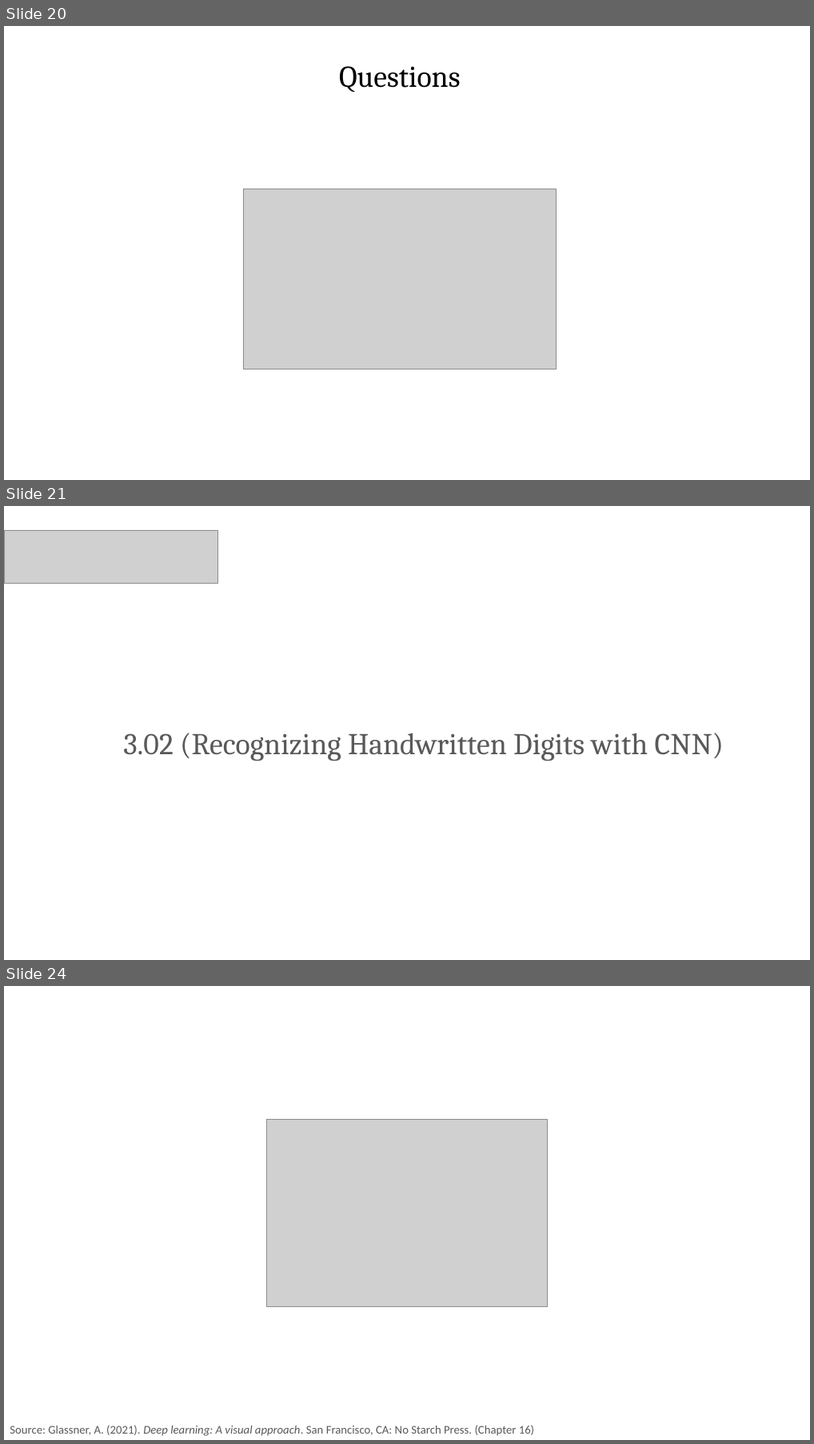
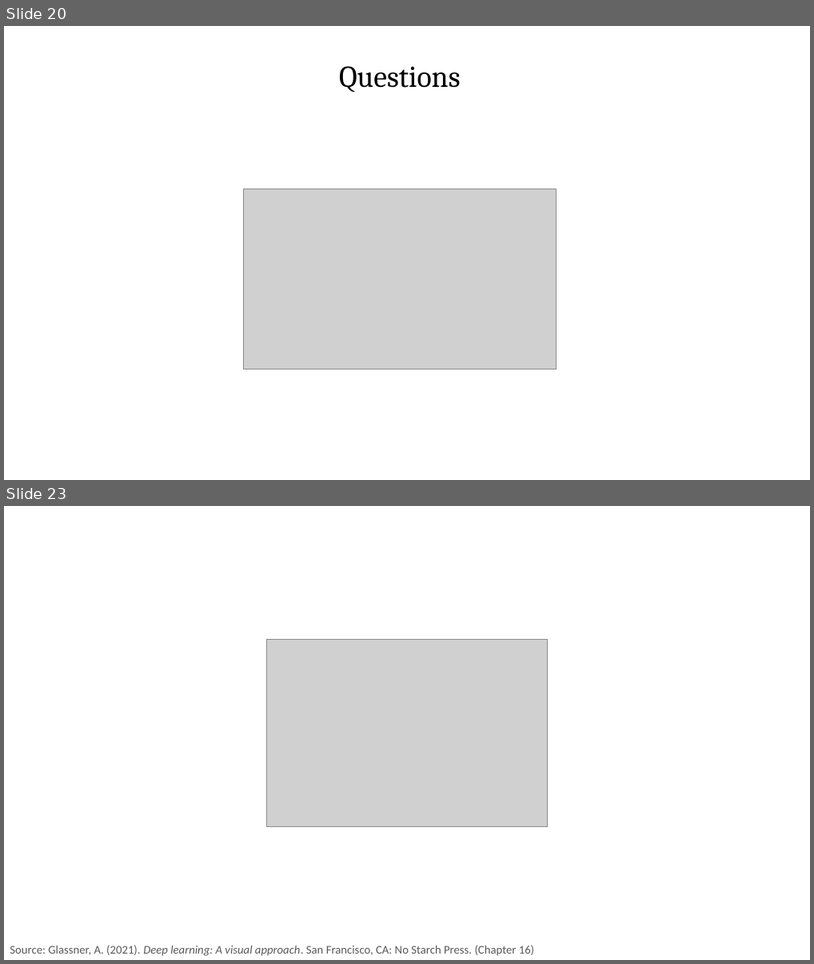
Before and after one commit to PracticumAI/cnn, a slide deck: presentations/02_cnn_anatomy.pptx. Shown one above the other, each under a label of ours: slides 20, 21 and 24 before the commit, slides 20 and 23 after it; the slides between them are not shown. The pictures are 814x1444 and 814x964 pixels, drawn with LibreOffice and Linux fonts; fonts in the diff are those of the drawing; grey boxes stand for pictures. Boxes give left, top, right and bottom in pixels: in the first picture for what was removed or moved away, otherwise in the second. Text is boxed around its words. In the diff, an @@ line names an element or a change of style, - is before the commit and + after.

```diff
--- a/presentations/02_cnn_anatomy.pptx
+++ b/presentations/02_cnn_anatomy.pptx
@@ slide 21 removed at (4,506,810,960), background #FFFFFF @@
@@ picture removed at (4,530,218,584) @@
@@ title removed at (123,732,724,761) @@
-3.02 (Recognizing Handwritten Digits with CNN)
@@ what was slide 24 is now slide 23 @@
```
Also in this commit, not shown: 1 slide changed, 1 slide added, 1 other slide removed, 2 other files.
